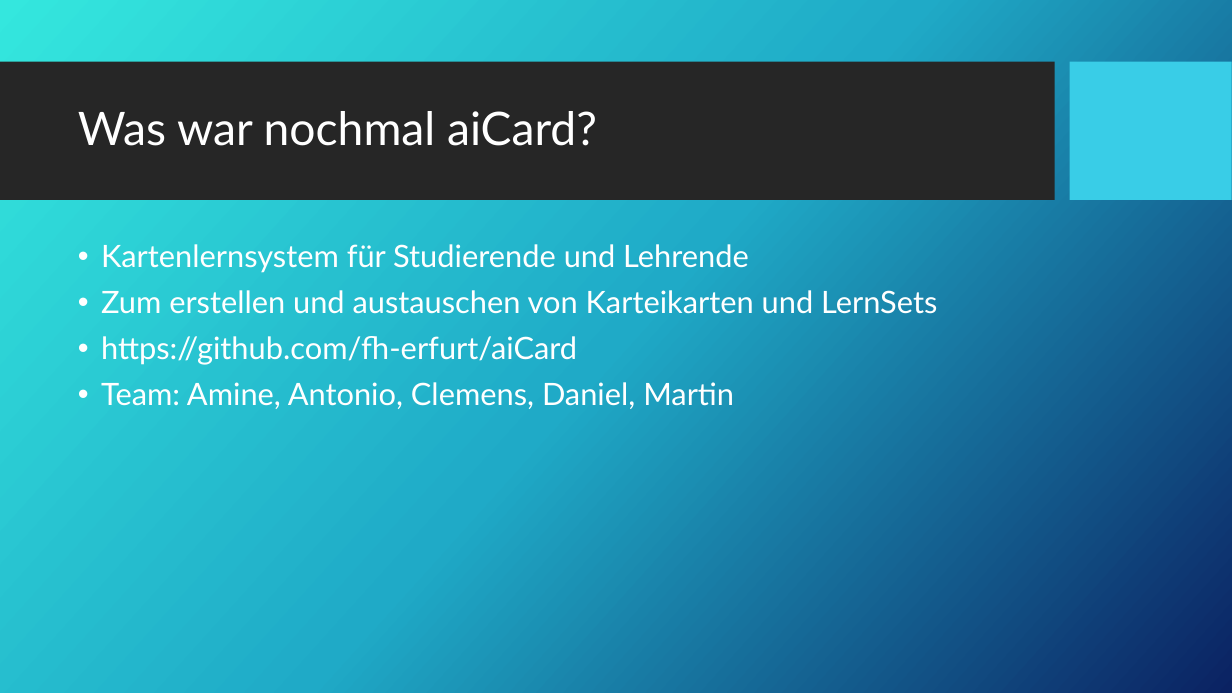
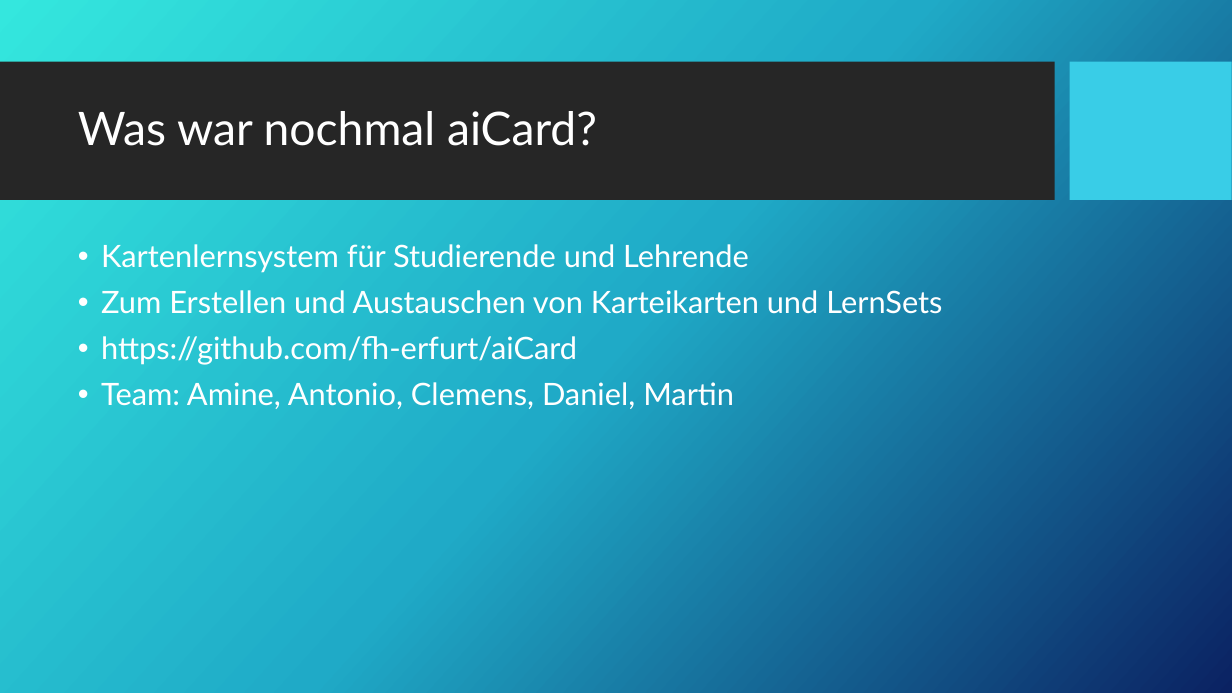
Before and after one commit to fh-erfurt/AICard, a slide deck: slide 3 of Präsentationen/4_Prösentation.pptx. Drawn at 1232x693 pixels with LibreOffice and Linux fonts; fonts in the diff are those of the drawing; background and template pictures are left out. Boxes give left, top, right and bottom in pixels: in the first picture for what was removed or moved away, otherwise in the second. Text is boxed around its words. In the diff, an @@ line names an element or a change of style, - is before the commit and + after.

```diff
--- a/Präsentationen/4_Prösentation.pptx
+++ b/Präsentationen/4_Prösentation.pptx
@@ text at bbox=[101, 290, 942, 314]: text changed @@
-• Zum erstellen und austauschen von Karteikarten und LernSets
+• Zum Erstellen und Austauschen von Karteikarten und LernSets
```
Also in this commit, not shown: 1 other slide changed, 1 slide added.
